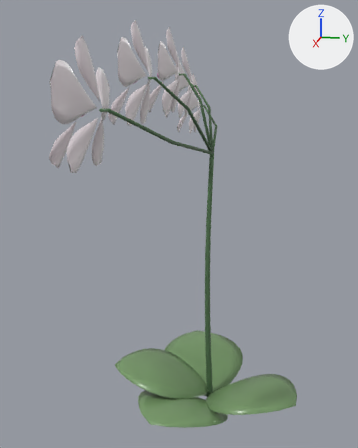
The glTF model www/models/flowers/orchid-legendary-v2.glb, before and after one commit.
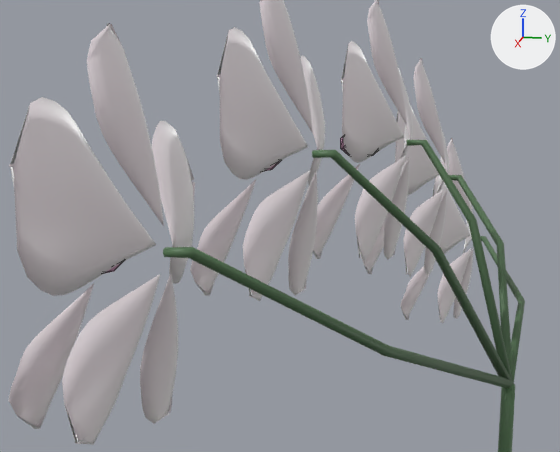
Each version appears first whole from a 50 mm camera at (2.45, 0.31, 1.67) aimed at (0.02, -0.18, 1.06), and next in a close-up on the part from 13% to 64% of the width and 6% to 39% of the height. Arrows for +X, +Y and +Z are at upper right; the lights stay in place. The older version's two pictures come first. The close-ups show mesh edges as thin lines. Vertices at exactly the same position are counted once.

Before the edit, the objects in view are built like this:
```python
me_orchid_legendary_v2_center = bpy.data.meshes.new('orchid-legendary-v2-center')
me_orchid_legendary_v2_center.from_pydata(...)  # 240 vertices, 400 faces; spans x -1.01..1.01, y -0.34..-0.22, z 1.62..1.82
me_orchid_legendary_v2_center.materials.append(mat_orchid_center_004)
me_orchid_legendary_v2_petal = bpy.data.meshes.new('orchid-legendary-v2-petal')
me_orchid_legendary_v2_petal.from_pydata(...)  # 5460 vertices, 10800 faces; spans x -1.21..1.21, y -0.38..-0.18, z 1.46..2.01
me_orchid_legendary_v2_petal.materials.append(mat_orchid_petal_004)
me_orchid_legendary_v2_stem = bpy.data.meshes.new('orchid-legendary-v2-stem')
me_orchid_legendary_v2_stem.from_pydata(...)  # 380 vertices, 670 faces; spans x -0.98..0.98, y -0.23..0.02, z 0.0..1.8
me_orchid_legendary_v2_stem.materials.append(mat_orchid_stem_004)
ob_orchid_legendary_v2_center = bpy.data.objects.new('orchid-legendary-v2-center', me_orchid_legendary_v2_center)
ob_orchid_legendary_v2_center.location = (0.0, 0.0, 0.0)
ob_orchid_legendary_v2_petal = bpy.data.objects.new('orchid-legendary-v2-petal', me_orchid_legendary_v2_petal)
ob_orchid_legendary_v2_petal.location = (0.0, 0.0, 0.0)
ob_orchid_legendary_v2_stem = bpy.data.objects.new('orchid-legendary-v2-stem', me_orchid_legendary_v2_stem)
ob_orchid_legendary_v2_stem.location = (0.0, 0.0, 0.0)
```
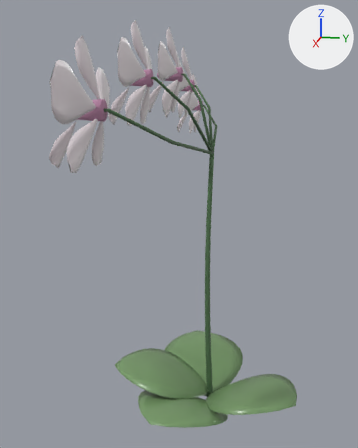
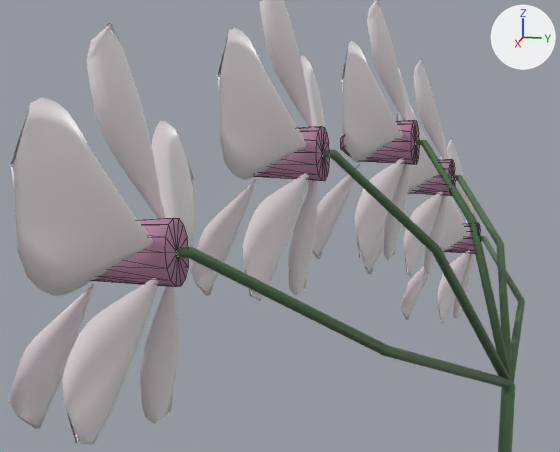
Where the change shows, as pixel boxes (x1, y1, x2, y2) in the close-ups (560 x 452 px):
'orchid-legendary-v2-center', reshaped (mostly hidden before)
    before: (105, 137, 348, 273)
    after: (93, 120, 480, 287)
part 1 of me_orchid_legendary_v2_center, added
    after: (448, 223, 480, 254)
part 2 of me_orchid_legendary_v2_center, added (purple)
    after: (362, 120, 419, 165)
part 3 of me_orchid_legendary_v2_center, added (purple)
    after: (93, 218, 188, 287)
part 4 of me_orchid_legendary_v2_center, built on (purple)
    after: (255, 126, 455, 196)

The change, as a diff of the scene's bpy script:
```diff
--- a/www/models/flowers/orchid-legendary-v2.glb.py
+++ b/www/models/flowers/orchid-legendary-v2.glb.py
@@ me_orchid_legendary_v2_center @@
 # used by ob_orchid_legendary_v2_center; location = (0.0, 0.0, 0.0)
-me_orchid_legendary_v2_center.from_pydata(...)  # 240 vertices, 400 faces; spans x -1.01..1.01, y -0.34..-0.22, z 1.62..1.82
+me_orchid_legendary_v2_center.from_pydata(...)  # 520 vertices, 820 faces; spans x -1.01..1.01, y -0.34..-0.17, z 1.61..1.83
+# me_orchid_legendary_v2_center part 1: a new loose piece of 56 vertices spanning x -1.01..-0.95, y -0.31..-0.22, z 1.61..1.67, in mat_orchid_center_004
+# me_orchid_legendary_v2_center part 2: a new loose piece of 56 vertices spanning x -0.03..0.03, y -0.26..-0.17, z 1.76..1.83, in mat_orchid_center_004
+# me_orchid_legendary_v2_center part 3: a new loose piece of 56 vertices spanning x 0.95..1.01, y -0.31..-0.22, z 1.61..1.67, in mat_orchid_center_004
+# me_orchid_legendary_v2_center part 4
+# 24 faces are deleted
+# 4 vertices move within x -0.52..0.52, y -0.28, z 1.76
+# 104 vertices are added at x -0.52..0.52, y -0.28..-0.19, z 1.72..1.79
+# 8 new vertices lie (0.0, 0.09, 0.0) away from vertices in x -0.52..0.52, y -0.28, z 1.76..1.77
+# 192 new faces join them
 me_orchid_legendary_v2_center.materials.append(mat_orchid_center_004)
```
